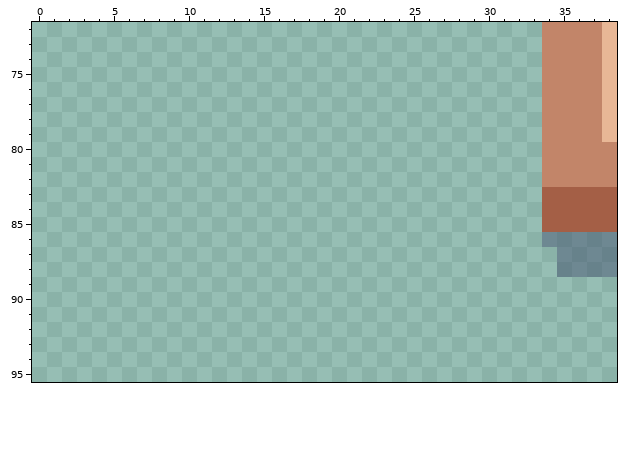
File history of a pixel-art file, brackeys-2023-2/Assets/Sprites/level1-objects.aseprite. Above: the version before the commit.
192x96 pixels, 1 frame. Colours within 5 levels of each other are drawn and written as one. Shown: x 0..38, y 72..95.
Once edited:
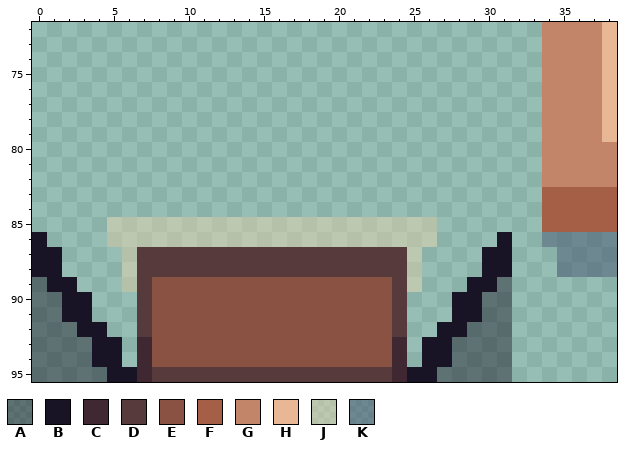
Palette (. is transparent): A #18142572  B #181425  C #3f2832  D #573a3b  E #895242  F #a45f46  G #c28569  H #e8b796  J #ead4aa72  K #3a446670
Change:
layer "Layer 2" added
layer "Layer 1" opacity 45% soft light added
Layers "Layer 1", "Layer 2", "Flattened":
There is now colour A in row 89 at x 0 and 31; in rows 90 to 91 at x 0 to 1 and 30 to 31; in row 92 at x 0 to 2 and 29 to 31; in rows 93 to 94 at x 0 to 3 and 28 to 31; in row 95 at x 0 to 4 and 27 to 31.
There is now colour B in row 86 at x 0 and 31; in rows 87 to 88 at x 0 to 1 and 30 to 31; in row 89 at x 1 to 2 and 29 to 30; in rows 90 to 91 at x 2 to 3 and 28 to 29; in row 92 at x 3 to 4 and 27 to 28; in rows 93 to 94 at x 4 to 5 and 26 to 27.
There is now colour B in row 95 at x 5 to 6 and 25 to 26.
There is now colour C in rows 93 to 95 at x 7 and 24.
There is now colour D in rows 87 to 88 at x 7 to 24; in rows 89 to 92 at x 7 and 24; in row 95 at x 8 to 23.
There is now colour E in rows 89 to 94 at x 8 to 23.
There is now colour J in rows 85 to 86 at x 5 to 26; in rows 87 to 89 at x 6 and 25.
